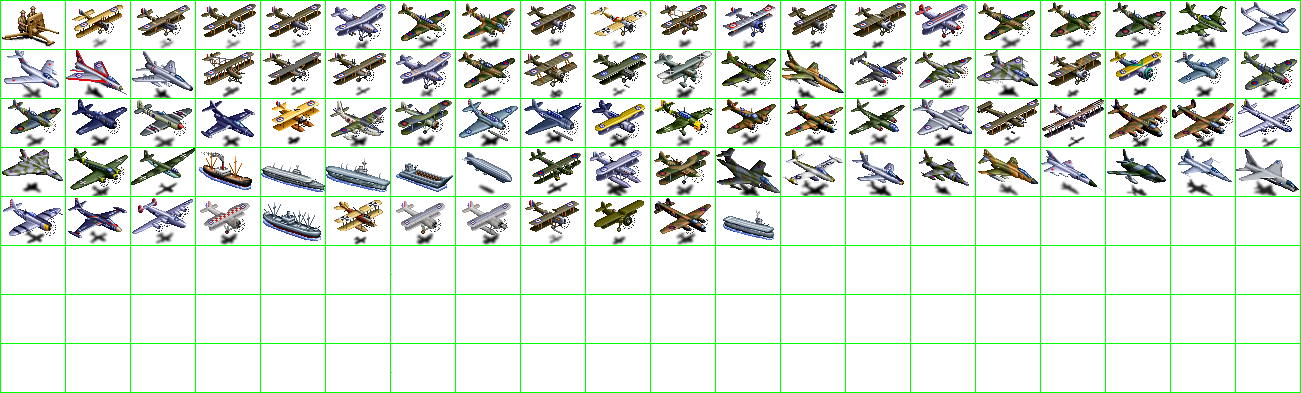
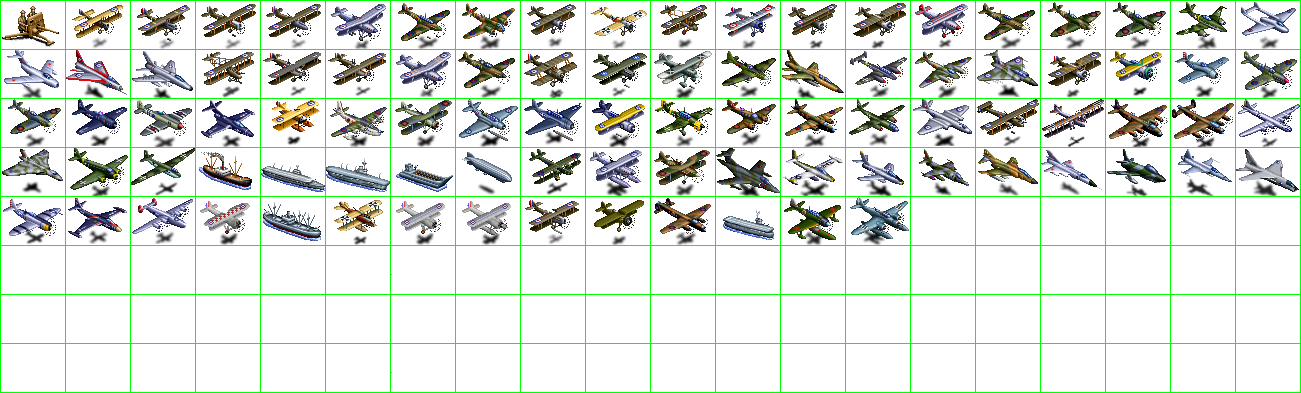
Two versions of the same layered image (1301 x 393). Layer-by-layer changes:
painted on "units" over [784, 197, 909, 252]
